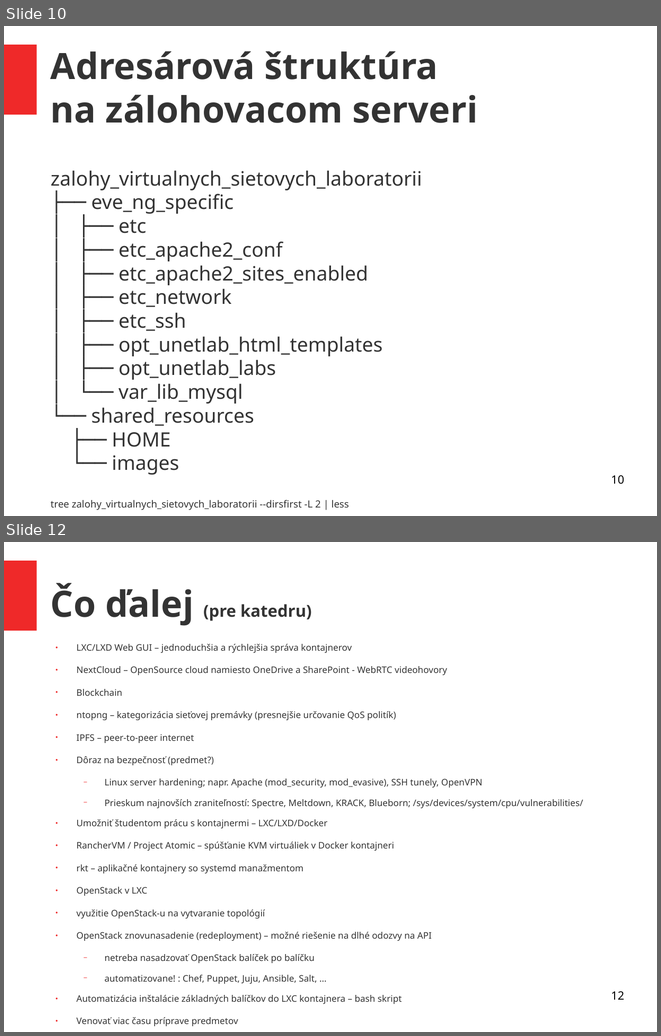
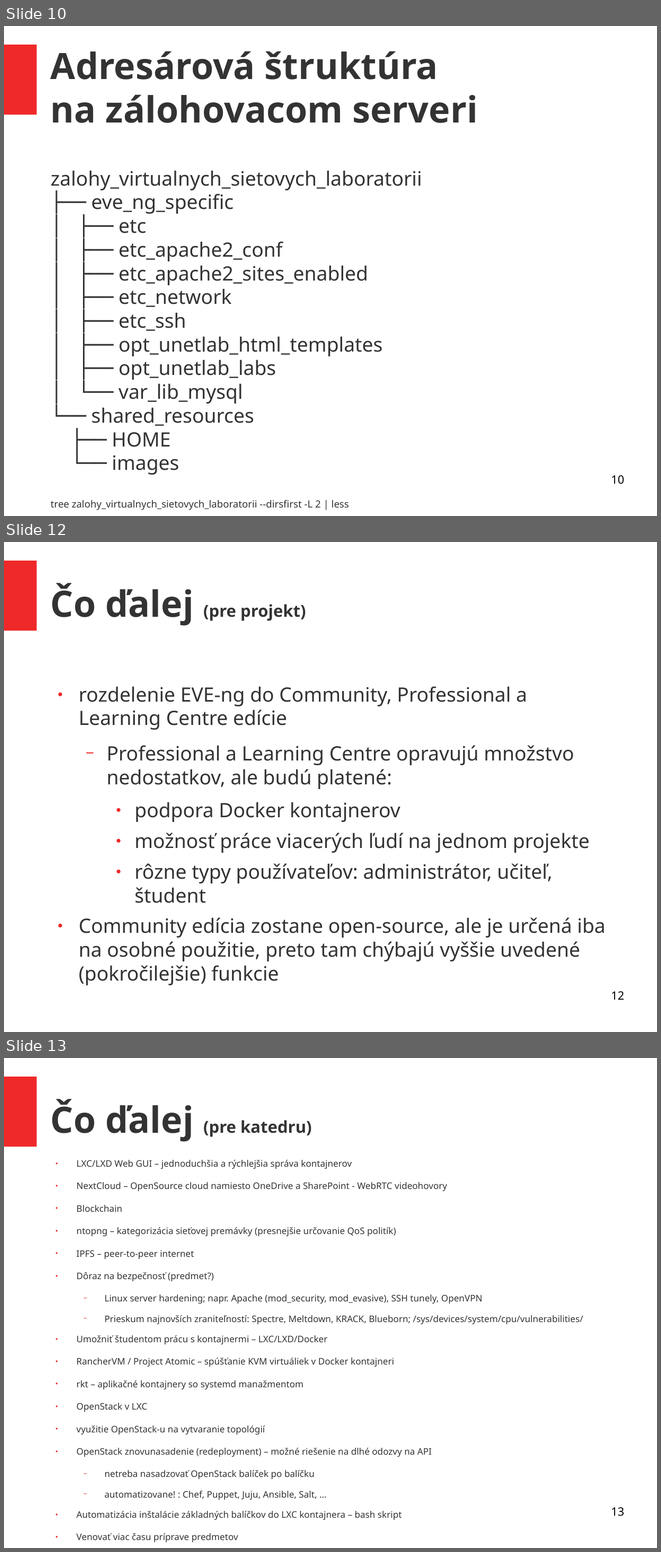
Before and after one commit to kyberdrb/Ing_Projekt-Virtualne_sietove_laboratoria, a slide deck: sisila_panel_story_prezentacia.odp. Shown one above the other, each under a label of ours: slides 10 and 12 before the commit, slides 10, 12 and 13 after it; the slides between them are not shown. The pictures are 661x1036 and 661x1552 pixels, drawn with LibreOffice and Linux fonts; fonts in the diff are those of the drawing. Boxes give left, top, right and bottom in pixels: in the first picture for what was removed or moved away, otherwise in the second. Text is boxed around its words. In the diff, an @@ line names an element or a change of style, - is before the commit and + after.

```diff
--- a/sisila_panel_story_prezentacia.odp
+++ b/sisila_panel_story_prezentacia.odp
@@ slide 12 added at [4, 542, 657, 1032], background #FFFFFF; not listed: 1 template element that a slide beside it also shows @@
@@ title added at [51, 583, 306, 626], 20 pt, text #333333, bold @@
+Čo ďalej (pre projekt)
@@ text added at [79, 686, 605, 961], 24 pt, text #333333 @@
+● rozdelenie EVE-ng do Community, Professional a Learning Centre edície
+  − Professional a Learning Centre opravujú množstvo nedostatkov, ale budú platené:
+    ● podpora Docker kontajnerov
+    ● možnosť práce viacerých ľudí na jednom projekte
+    ● rôzne typy používateľov: administrátor, učiteľ, študent
+● Community edícia zostane open-source, ale je určená iba na osobné použitie, preto tam chýbajú vyššie uvedené (pokročilejšie) funkcie
@@ page number added at [611, 991, 624, 999], 14 pt, text #000000 @@
+12
@@ what was slide 12 is now slide 13 @@
@@ page number at [611, 1507, 624, 1516]: text changed @@
-12
+13
```
Also in this commit, not shown: 1 slide changed, 1 other file.
